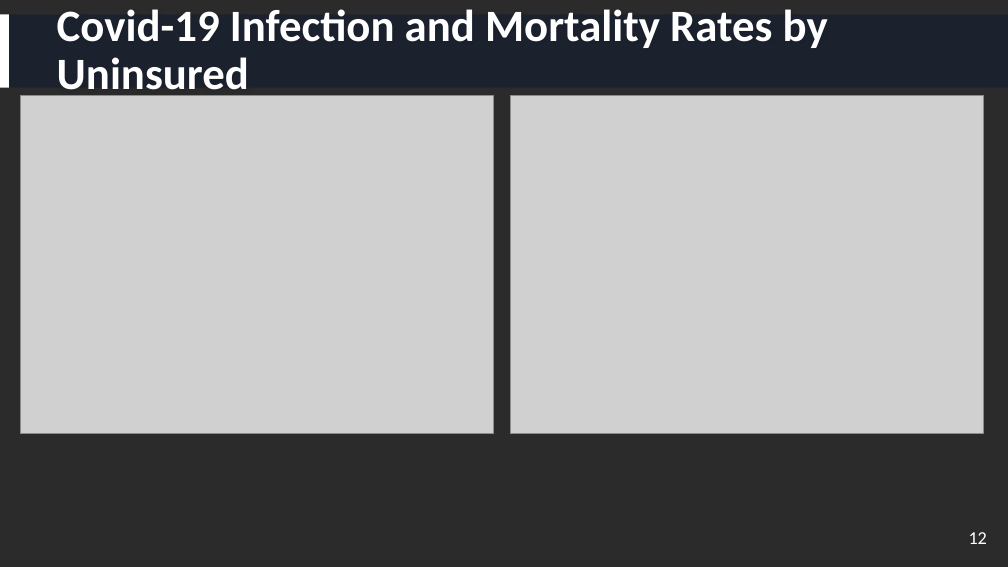
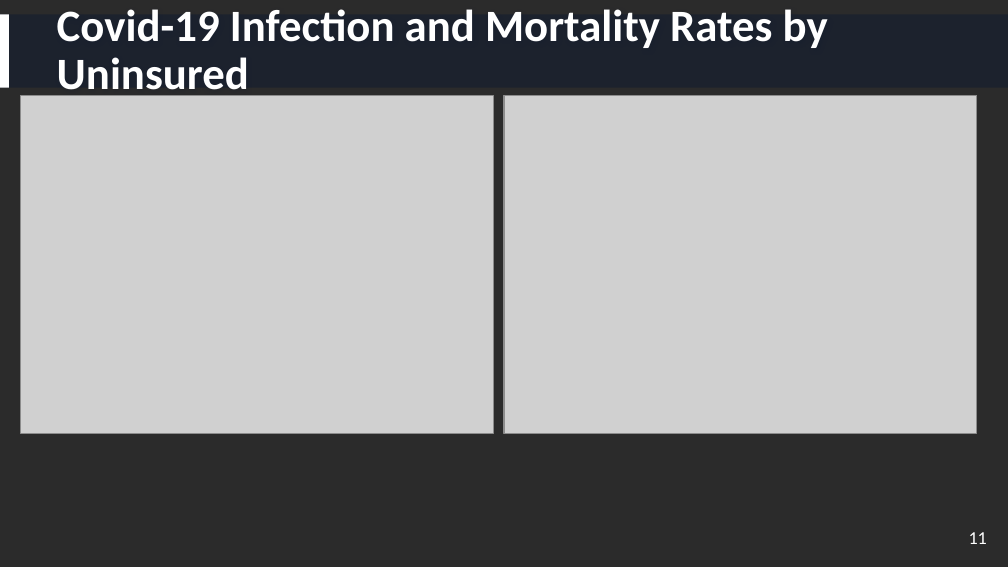
Before and after one commit to havyjavy/Healthcare-and-Covid-19, a slide deck: slide 11 of Healthcare_and_Covid19_NewStyle.pptx (slide 12 before the commit). Drawn at 1008x567 pixels with LibreOffice and Linux fonts; fonts in the diff are those of the drawing; grey boxes stand for pictures; background and template pictures are left out; a plain dark background stands for a picture behind light text. Boxes give left, top, right and bottom in pixels: in the first picture for what was removed or moved away, otherwise in the second. Text is boxed around its words. In the diff, an @@ line names an element or a change of style, - is before the commit and + after.

```diff
--- a/Healthcare_and_Covid19_NewStyle.pptx
+++ b/Healthcare_and_Covid19_NewStyle.pptx
@@ picture moved from (x1=511, y1=96, x2=984, y2=433) to (x1=504, y1=96, x2=977, y2=433) @@
@@ page number at (x1=969, y1=532, x2=987, y2=544): text changed @@
-12
+11
```
Also in this commit, not shown: 4 other slides changed, 1 slide added, 2 slides removed, 1 other file.
